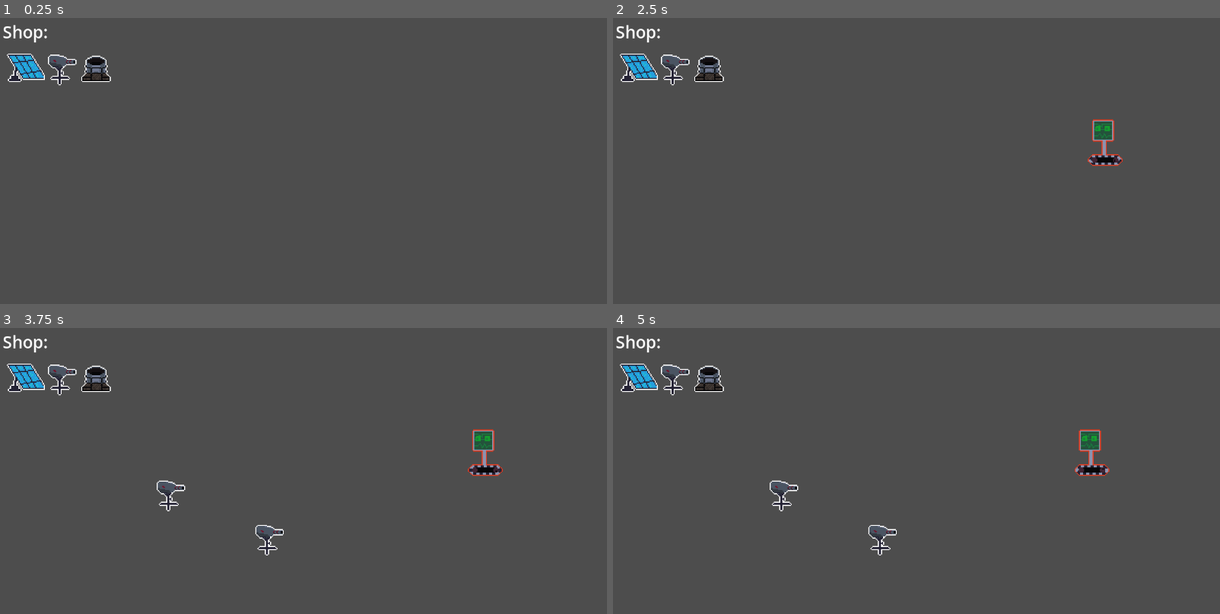
Above: before the commit, frames 1-4 (two rows, left to right).
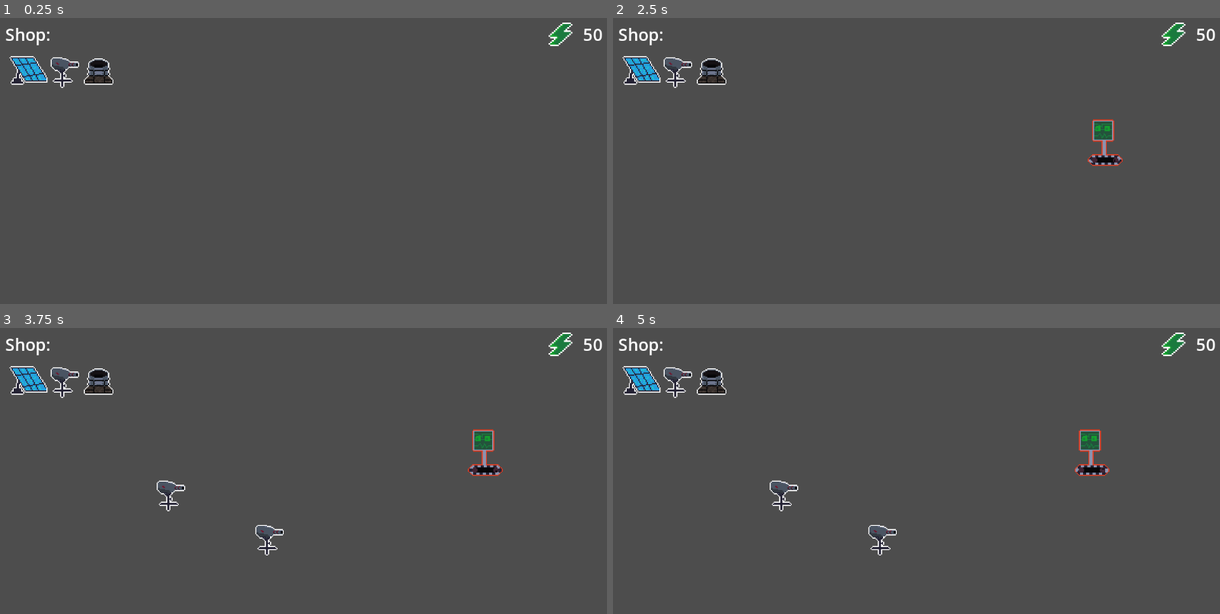
Above: after the commit, the same moments.

Repository: AuraDvin/MvR
Game: Godot game, scene res://levels/basic_level/basic_level.tscn
Two runs of this game, one before a commit and one after it. Both use one fixed random seed, a clock stepped at 60 frames per second and the inputs below. This scene is started directly instead of the project's main scene. The engine's default icon, where the game draws it, is replaced by a stand-in: a white triangle on a blue panel in a dark square.
Inputs (mouse positions are in pixels of both pictures, inside the frame that each line leads up to; where the layout moved, square brackets give the same spot in the first picture):
- Up to frame 1 (0.25 s): no input
- Up to frame 2 (2.5 s): click (outside the picture) [637, 66] at 0.5 s; click (outside the picture) [673, 66] at 1.25 s; click (outside the picture) [710, 66] at 2 s
- Up to frame 3 (3.75 s): tap Enter (ui_accept) at 2.75, 3.02 s; move the mouse to (267, 542) at 2.77 s; hold Right (ui_right) 2.78-3.53 s; click (267, 542) at 2.92 s; move the mouse to (182, 513) at 3.52 s; hold Left (ui_left) from 3.53 s (still down); click (182, 513) at 3.67 s
- Up to frame 4 (5 s): tap Enter (ui_accept) at 3.77, 4.25 s; move the mouse to (977, 422) at 4.27 s; release Left (ui_left) at 4.28 s; hold Right (ui_right) from 4.28 s (still down); click (977, 422) at 4.42 s

The runs differ from the first frame. In frame 1, 1.5% of the frame differs, in the area x 0-100%, y 1-25%; in frame 2, 1.5%; in frame 3, 1.5%; in frame 4, 1.5%.

Commit message:
fixed HUD scaling +  added click trough

Diff:
--- a/levels/basic_level/basic_level.gd
+++ b/levels/basic_level/basic_level.gd
@@ -13,7 +13,7 @@
 func _ready():
 	$EnemySpawnTimer.start(RandomNumberGenerator.new().randf()* 3)
 	lane_count = $Lanes.get_child_count()
-	$Hud.connect("_mode_selectd", _mode_selected)
+	get_parent().get_child(1).connect("_mode_selectd", _mode_selected)
 
 
 # Called every frame. 'delta' is the elapsed time since the previous frame.
--- a/levels/basic_level/basic_level.tscn
+++ b/levels/basic_level/basic_level.tscn
@@ -4,34 +4,35 @@
 [ext_resource type="PackedScene" uid="uid://emqcm546jpvb" path="res://levels/grid/grid.tscn" id="2_h6lqb"]
 [ext_resource type="PackedScene" uid="uid://c7t5icwhp12gx" path="res://levels/menus/hud/hud.tscn" id="3_akcht"]
 
-[node name="BasicLevel" type="Node2D"]
+[node name="BasicLevel" type="Node"]
+
+[node name="BasicLevel" type="Node2D" parent="."]
 script = ExtResource("1_x83mk")
 
-[node name="Lanes" type="Node" parent="."]
+[node name="Lanes" type="Node" parent="BasicLevel"]
 
-[node name="1" type="Node" parent="Lanes"]
+[node name="1" type="Node" parent="BasicLevel/Lanes"]
 
-[node name="2" type="Node" parent="Lanes"]
+[node name="2" type="Node" parent="BasicLevel/Lanes"]
 
-[node name="3" type="Node" parent="Lanes"]
+[node name="3" type="Node" parent="BasicLevel/Lanes"]
 
-[node name="4" type="Node" parent="Lanes"]
+[node name="4" type="Node" parent="BasicLevel/Lanes"]
 
-[node name="5" type="Node" parent="Lanes"]
+[node name="5" type="Node" parent="BasicLevel/Lanes"]
 
-[node name="Grid" parent="." instance=ExtResource("2_h6lqb")]
+[node name="Grid" parent="BasicLevel" instance=ExtResource("2_h6lqb")]
 position = Vector2(89.00001, 198)
 scale = Vector2(84.193245, 42.096622)
 
-[node name="EnemySpawnTimer" type="Timer" parent="."]
+[node name="EnemySpawnTimer" type="Timer" parent="BasicLevel"]
 
-[node name="Towers" type="Node" parent="."]
+[node name="Towers" type="Node" parent="BasicLevel"]
 
 [node name="Hud" parent="." instance=ExtResource("3_akcht")]
+custom_minimum_size = Vector2(600, 400)
 size_flags_horizontal = 3
 size_flags_vertical = 3
 
-[connection signal="clicked_on_grid" from="Grid" to="." method="_on_grid_clicked_on_grid"]
-[connection signal="timeout" from="EnemySpawnTimer" to="." method="_on_enemy_spawn_timer_timeout"]
-
-[editable path="Hud"]
+[connection signal="clicked_on_grid" from="BasicLevel/Grid" to="BasicLevel" method="_on_grid_clicked_on_grid"]
+[connection signal="timeout" from="BasicLevel/EnemySpawnTimer" to="BasicLevel" method="_on_enemy_spawn_timer_timeout"]
--- a/levels/menus/hud/hud.gd
+++ b/levels/menus/hud/hud.gd
@@ -19,3 +19,6 @@
 
 func _on_button_pressed(node: tower_type):
 		_mode_selectd.emit(node)
+
+func _energy_amount_changed(value: int):
+	$MarginContainer/VBoxContainer/HBoxContainer2/resources/energy_amount.text = " " + str(value)
--- a/levels/menus/hud/hud.tscn
+++ b/levels/menus/hud/hud.tscn
@@ -1,9 +1,10 @@
-[gd_scene load_steps=9 format=3 uid="uid://c7t5icwhp12gx"]
+[gd_scene load_steps=10 format=3 uid="uid://c7t5icwhp12gx"]
 
 [ext_resource type="Script" uid="uid://drmcio5yk84ap" path="res://levels/menus/hud/hud.gd" id="1_pnpax"]
 [ext_resource type="Texture2D" uid="uid://cfgb5ug1qj1xr" path="res://assets/textures/solar-pannel-sheet.png" id="1_vtdkw"]
 [ext_resource type="LabelSettings" uid="uid://cbqx3qie0kyui" path="res://misc/LabelTheme.tres" id="2_5aamc"]
 [ext_resource type="Texture2D" uid="uid://8hmvqxym3c6b" path="res://assets/textures/shooter-turret.png" id="3_5aamc"]
+[ext_resource type="Texture2D" uid="uid://blbh53yq7ouwg" path="res://assets/textures/energy.png" id="3_buv7h"]
 [ext_resource type="Texture2D" uid="uid://cou8mdpj3qrou" path="res://assets/textures/mortar.png" id="4_buv7h"]
 
 [sub_resource type="AtlasTexture" id="AtlasTexture_y2vs7"]
@@ -23,25 +24,48 @@
 anchor_bottom = 1.0
 grow_horizontal = 2
 grow_vertical = 2
+mouse_filter = 1
 script = ExtResource("1_pnpax")
 
 [node name="MarginContainer" type="MarginContainer" parent="."]
-layout_mode = 0
-offset_right = 40.0
-offset_bottom = 40.0
-theme_override_constants/margin_left = 5
-theme_override_constants/margin_top = 5
-theme_override_constants/margin_right = 5
-theme_override_constants/margin_bottom = 5
+layout_mode = 1
+anchors_preset = 15
+anchor_right = 1.0
+anchor_bottom = 1.0
+grow_horizontal = 2
+grow_vertical = 2
+theme_override_constants/margin_left = 10
+theme_override_constants/margin_top = 10
+theme_override_constants/margin_right = 10
+theme_override_constants/margin_bottom = 10
 
 [node name="VBoxContainer" type="VBoxContainer" parent="MarginContainer"]
 layout_mode = 2
 theme_override_constants/separation = 3
 
-[node name="Label" type="Label" parent="MarginContainer/VBoxContainer"]
+[node name="HBoxContainer2" type="HBoxContainer" parent="MarginContainer/VBoxContainer"]
 layout_mode = 2
+
+[node name="Label" type="Label" parent="MarginContainer/VBoxContainer/HBoxContainer2"]
+layout_mode = 2
+size_flags_horizontal = 0
 text = "Shop: "
 label_settings = ExtResource("2_5aamc")
+
+[node name="resources" type="HBoxContainer" parent="MarginContainer/VBoxContainer/HBoxContainer2"]
+layout_mode = 2
+size_flags_horizontal = 3
+
+[node name="TextureRect" type="TextureRect" parent="MarginContainer/VBoxContainer/HBoxContainer2/resources"]
+layout_mode = 2
+size_flags_horizontal = 10
+texture = ExtResource("3_buv7h")
+expand_mode = 2
+
+[node name="energy_amount" type="Label" parent="MarginContainer/VBoxContainer/HBoxContainer2/resources"]
+layout_mode = 2
+theme_override_font_sizes/font_size = 32
+text = "  50"
 
 [node name="HBoxContainer" type="HBoxContainer" parent="MarginContainer/VBoxContainer"]
 layout_mode = 2
